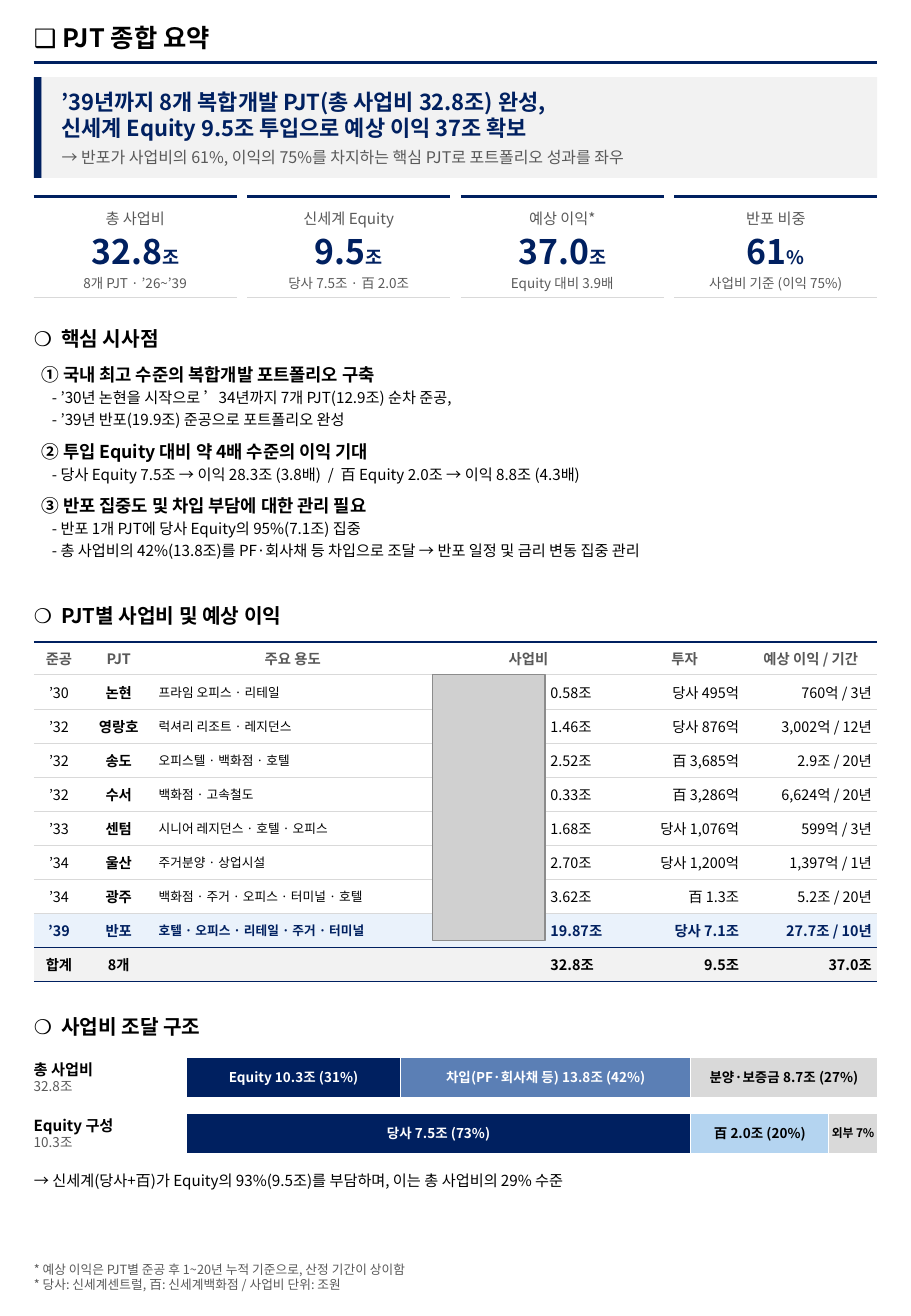
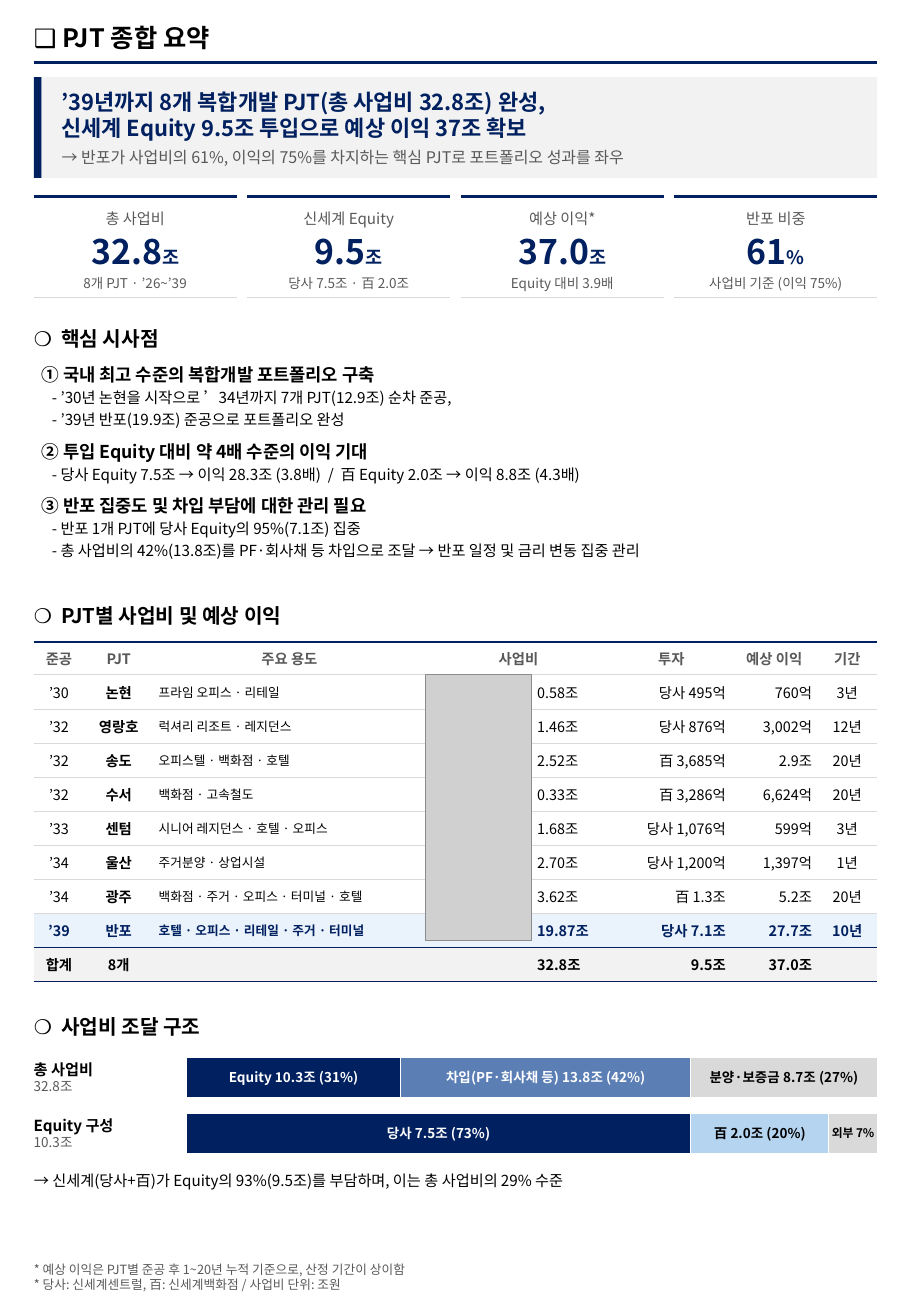
Before and after one commit to ukyung8822/test1, a slide deck: slide 1 of PJT_summary.pptx. Drawn at 911x1316 pixels with LibreOffice and Linux fonts; fonts in the diff are those of the drawing; grey boxes stand for pictures. Boxes give left, top, right and bottom in pixels: in the first picture for what was removed or moved away, otherwise in the second. Text is boxed around its words. In the diff, an @@ line names an element or a change of style, - is before the commit and + after.

```diff
--- a/PJT_summary.pptx
+++ b/PJT_summary.pptx
@@ table at (34,641,877,976) @@
-column 7: 예상 이익 / 기간 | 760억 / 3년 | 3,002억 / 12년 | 2.9조 / 20년 | 6,624억 / 20년 | 599억 / 3년 | 1,397억 / 1년 | 5.2조 / 20년 | 27.7조 / 10년 | 37.0조
+column 7: 예상 이익 | 760억 | 3,002억 | 2.9조 | 6,624억 | 599억 | 1,397억 | 5.2조 | 27.7조 | 37.0조
+column 8: 기간 | 3년 | 12년 | 20년 | 20년 | 3년 | 1년 | 20년 | 10년 | 
@@ picture: place and size @@
-picture at (432,675,545,941)
+picture at (425,675,531,941)
```
Also in this commit, not shown: 1 other file.
